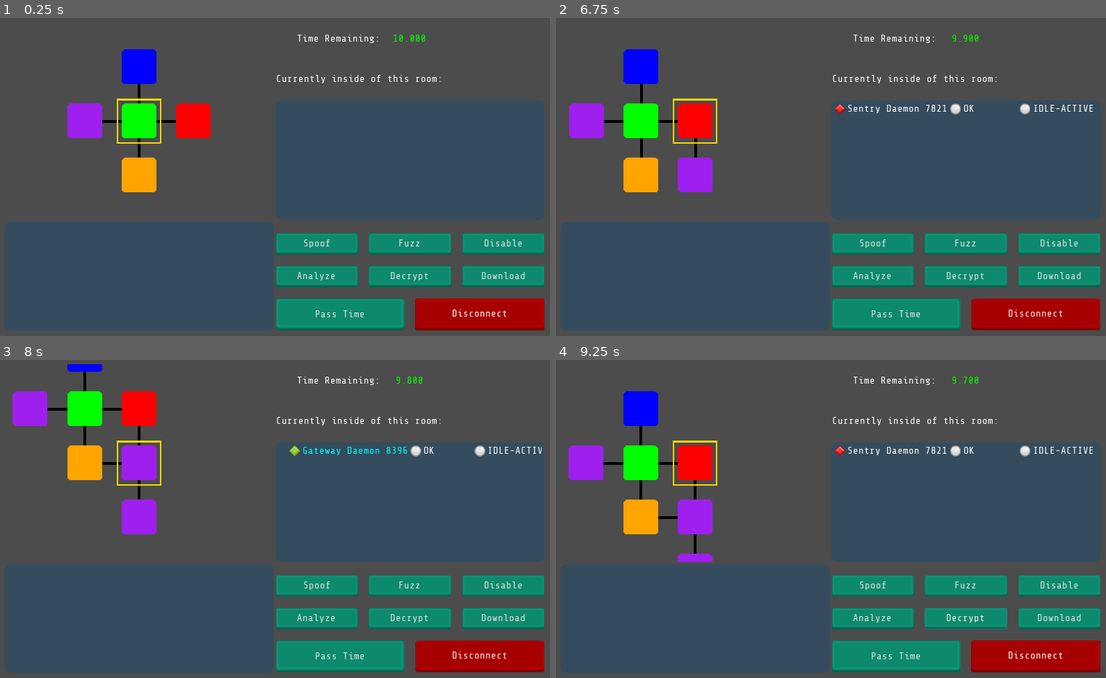
Above: before the commit, frames 1-4 (two rows, left to right).
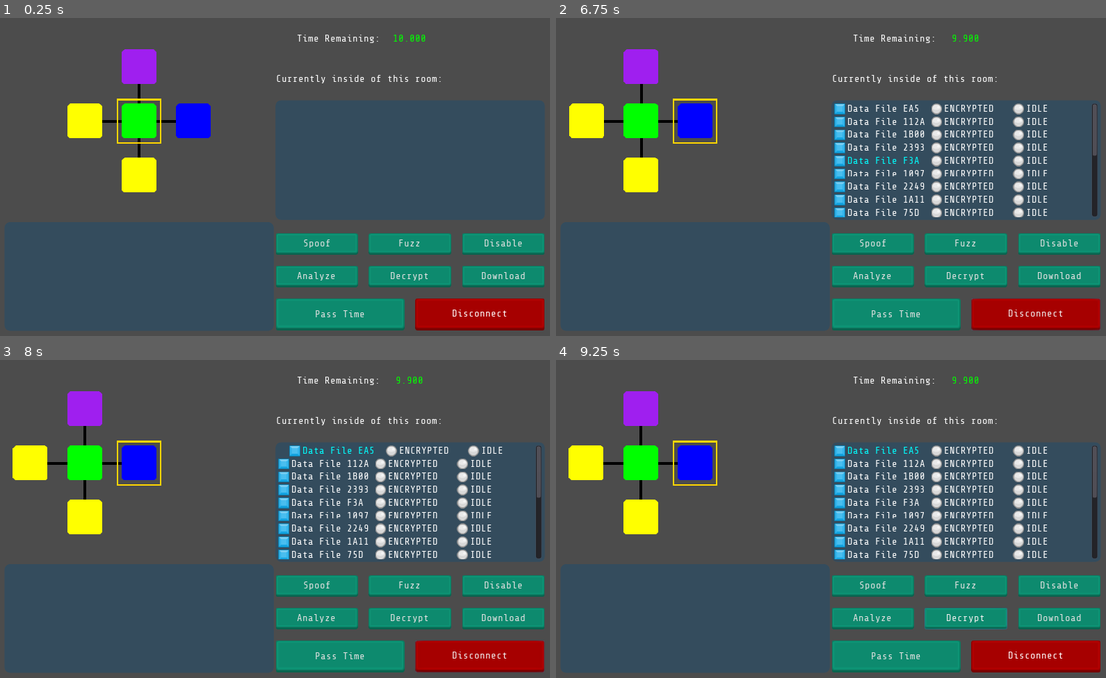
Above: after the commit, the same moments.

Repository: twobitadder/play_with_tweens
Game: Godot game, scene res://Cyberspace/UI/Cyberspace.tscn
Same seed, same stepped clock (60 frames per second), same inputs: the game is played once before the commit and once after it. The project has no main scene, so this scene is started directly. The engine's default icon, where the game draws it, is replaced by a stand-in: a white triangle on a blue panel in a dark square.
Inputs (mouse positions are in pixels of both pictures, inside the frame that each line leads up to):
- Up to frame 1 (0.25 s): no input
- Up to frame 2 (6.75 s): click "Spoof" at 0.5 s; click "Fuzz" at 1.25 s; click "Disable" at 2 s; click "Analyze" at 2.75 s; click "Decrypt" at 3.5 s; click "Pass Time" at 4.25 s; click "Download" at 5 s; click "Disconnect" at 5.75 s; move the mouse to (952, 161) at 6.52 s; hold Right from 6.53 s (still down); click (952, 161) at 6.67 s
- Up to frame 3 (8 s): move the mouse to (412, 449) at 7.27 s; release Right at 7.28 s; hold Down from 7.28 s (still down); click (412, 449) at 7.42 s
- Up to frame 4 (9.25 s): release Down at 8.03 s; hold Right 8.03-8.78 s; click (968, 449) at 8.17 s; move the mouse to (803, 582) at 8.77 s; hold Up from 8.78 s (still down); click (803, 582) at 8.92 s

The runs differ from the first frame. In frame 1, 2.7% of the frame differs, in the area x 12-39%, y 9-55%; in frame 2, 7.5%; in frame 3, 9.9%, in the area x 2-99%, y 1-63%; in frame 4, 7.7%.

Commit message:
seemingly solved refcount issue??

Diff:
--- a/Abstract/World/server_state.gd
+++ b/Abstract/World/server_state.gd
@@ -11,8 +11,8 @@
 export var traverse_cost := 0.1
 export var num_ice := 10
 export var num_data := 20
-export var rooms := {}
-export var ice := {}
+#export var rooms := {}
+#export var ice := {}
 
 var placed_heart := false
 var placed_mind := false
--- a/Abstract/WorldState.tscn
+++ b/Abstract/WorldState.tscn
@@ -19,10 +19,6 @@
 traverse_cost = 0.1
 num_ice = 10
 num_data = 20
-rooms = {
-}
-ice = {
-}
 
 [node name="WorldState" type="Node"]
 script = ExtResource( 1 )
--- a/Cyberspace/Map/generator_v2.gd
+++ b/Cyberspace/Map/generator_v2.gd
@@ -4,7 +4,6 @@
 var object_resource = preload("res://Cyberspace/Objects/Resources/object_data.gd")
 
 var num_rooms : int
-#var rooms := {}
 var corridors := {}
 var after_first_pass := false
 var traverse_cost : float setget ,get_traverse_cost
@@ -15,20 +14,13 @@
 ###############
 var i := 0
 
-class RoomSorter:
-	static func sort_rooms(a, b) -> bool:
-		if a.steps < b.steps:
-			return true
-		elif a.steps == b.steps && a.type <= b.type:
-			return true
-		return false
-
 func _ready() -> void:
 	randomize()
-	while !is_valid_map || i < 100:
+	while !is_valid_map || i < 1000:
 		is_valid_map = true
 		generate()
 		i += 1
+	print(TimeKeeper.get_signal_connection_list("pass_time").size())
 
 func _process(_delta: float) -> void:
 	update()
@@ -37,15 +29,13 @@
 	return WorldState.server.traverse_cost
 
 func generate() -> void:
-#	for child in $Rooms.get_children():
-#		child.queue_free()
-#	yield(get_tree(),"idle_frame")
 	for child in $Rooms.get_children():
 		child.free()
 
 	for ice in WorldState.ice.keys():
 		ice.destruct()
 
+	WorldState.ice.clear()
 	WorldState.rooms.clear()
 	corridors.clear()
 	after_first_pass = false
@@ -257,7 +247,7 @@
 	var start_room = WorldState.rooms[start_grid]
 	var dest_room = WorldState.rooms[dest_grid]
 
-	if start_room.children.has(dest_room) || start_room.parents.has(dest_room):
+	if start_room.has_child(dest_room) || start_room.has_parent(dest_room):
 		show_neighbors(dest_grid)
 		return true
 
@@ -265,10 +255,10 @@
 
 func show_neighbors(coord) -> void:
 	for child in WorldState.rooms[coord].children:
-		child.show()
+		child.get_ref().show()
 
 	for parent in WorldState.rooms[coord].parents:
-		parent.show()
+		parent.get_ref().show()
 
 	var neighbors = [Vector2.UP, Vector2.DOWN, Vector2.RIGHT, Vector2.LEFT]
 
--- a/Cyberspace/Map/map_room.gd
+++ b/Cyberspace/Map/map_room.gd
@@ -32,16 +32,32 @@
 	$Sprite.material.set_shader_param("replace_color", color_coding[type])
 
 func add_tree_parent(parent) -> bool:
-	if parents.has(parent):
-		return false
+	for potential in parents:
+		if potential.get_ref() == parent:
+			return false
 
-	parents.append(parent)
+	parents.append(weakref(parent))
 	parent.add_tree_child(self)
 	steps = parent.steps + 1
 	return true
 
 func add_tree_child(child) -> void:
-	if children.has(child):
-		return
+	for potential in children:
+		if potential.get_ref() == child:
+			return
 
-	children.append(child)
+	children.append(weakref(child))
+
+func has_parent(room) -> bool:
+	for potential in parents:
+		if potential.get_ref() == room:
+			return true
+
+	return false
+
+func has_child(room) -> bool:
+	for potential in children:
+		if potential.get_ref() == room:
+			return true
+
+	return false
